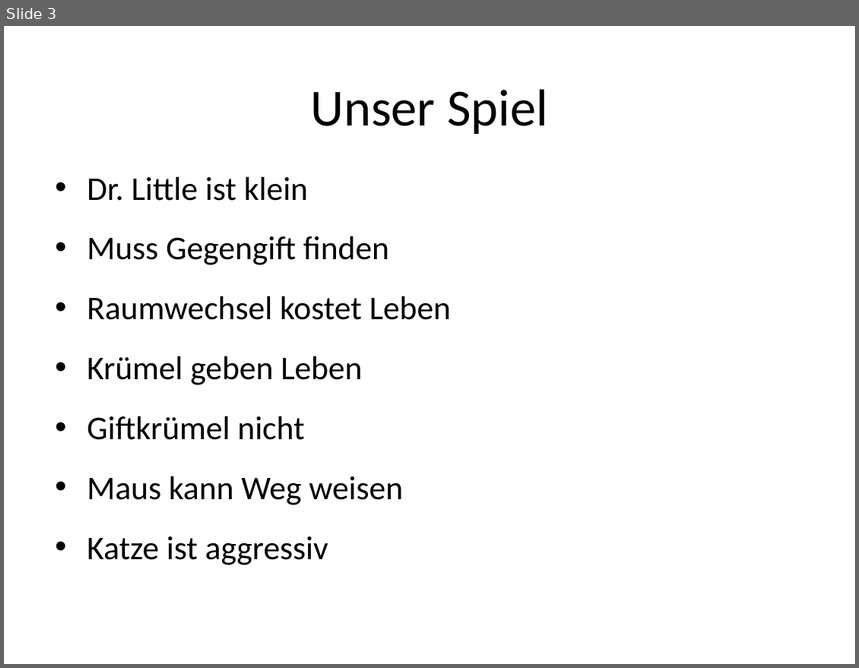
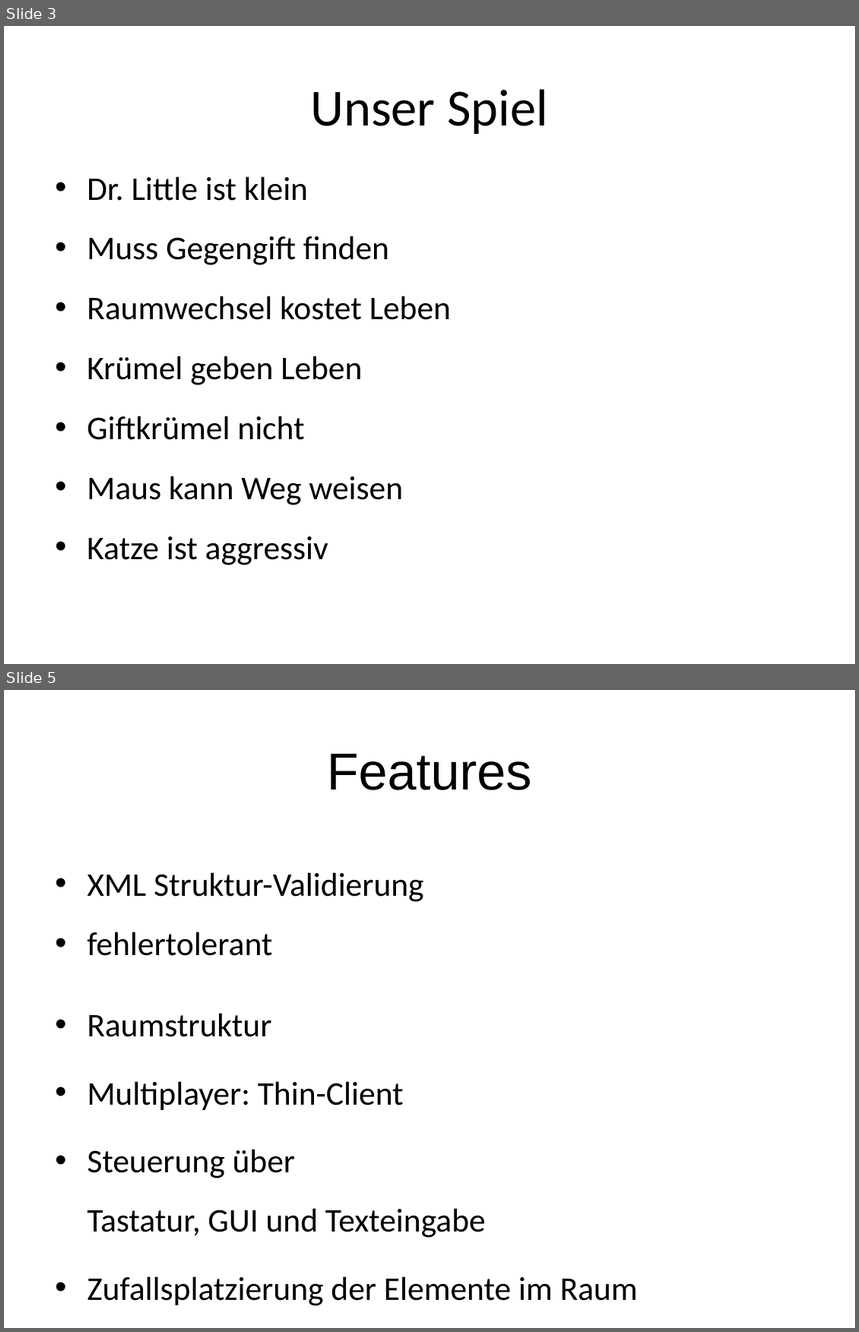
Before and after one commit to FlaShG/SEP12, a slide deck: vortraege/Präsentation_01.odp. Shown one above the other, each under a label of ours: slide 3 before the commit, slides 3 and 5 after it; the slides between them are not shown. The pictures are 859x668 and 859x1332 pixels, drawn with LibreOffice and Linux fonts; fonts in the diff are those of the drawing. Boxes give left, top, right and bottom in pixels: in the first picture for what was removed or moved away, otherwise in the second. Text is boxed around its words. In the diff, an @@ line names an element or a change of style, - is before the commit and + after.

```diff
--- a/vortraege/Präsentation_01.odp
+++ b/vortraege/Präsentation_01.odp
@@ slide 5 added at <box>4,690,855,1328</box>, background #FFFFFF @@
@@ title added at <box>327,754,532,790</box>, 44 pt, text #000000 @@
+Features
@@ text added at <box>87,872,638,1306</box>, 28 pt, text #000000 @@
+• XML Struktur-Validierung
+  • fehlertolerant
+• Raumstruktur
+• Multiplayer: Thin-Client
+• Steuerung über
+  Tastatur, GUI und Texteingabe
+• Zufallsplatzierung der Elemente im Raum
```
Also in this commit, not shown: 2 slides changed, 8 other slides added, 1 other file.
